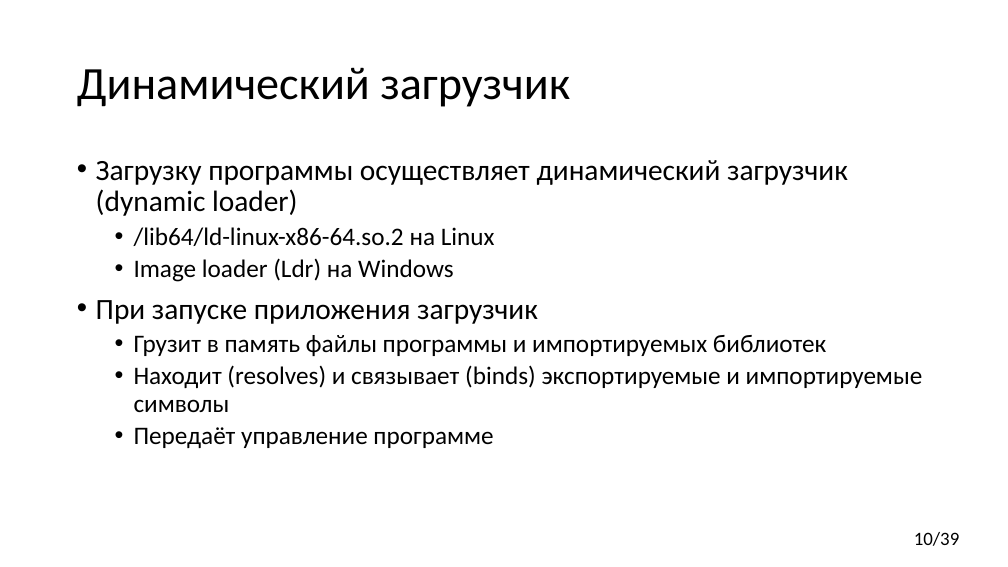
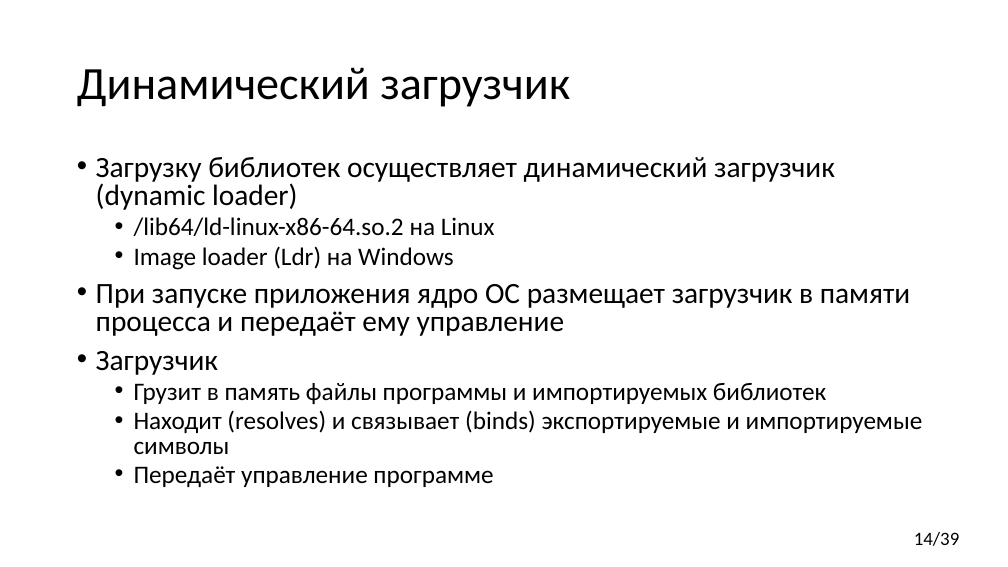
Before and after one commit to yugr/CppRussia, a slide deck: slide 14 of 2024/RU.pptx (slide 10 before the commit). Drawn at 1008x567 pixels with LibreOffice and Linux fonts; fonts in the diff are those of the drawing. Boxes give left, top, right and bottom in pixels: in the first picture for what was removed or moved away, otherwise in the second. Text is boxed around its words. In the diff, an @@ line names an element or a change of style, - is before the commit and + after.

```diff
--- a/2024/RU.pptx
+++ b/2024/RU.pptx
@@ text at bbox=[96, 157, 835, 210]: text changed @@
-• Загрузку программы осуществляет динамический загрузчик (dynamic loader)
+• Загрузку библиотек осуществляет динамический загрузчик (dynamic loader)
@@ text at bbox=[134, 217, 923, 487]: line spacing 0.9 to 0.8 @@
@@ text at bbox=[96, 284, 910, 375]: text changed @@
-• При запуске приложения загрузчик
+• При запуске приложения ядро ОС размещает загрузчик в памяти процесса и передаёт ему управление
+• Загрузчик
@@ page number at bbox=[914, 532, 960, 546]: text changed @@
-10/39
+14/39
```
Also in this commit, not shown: 6 other slides changed, 6 slides added, 1 other file.
